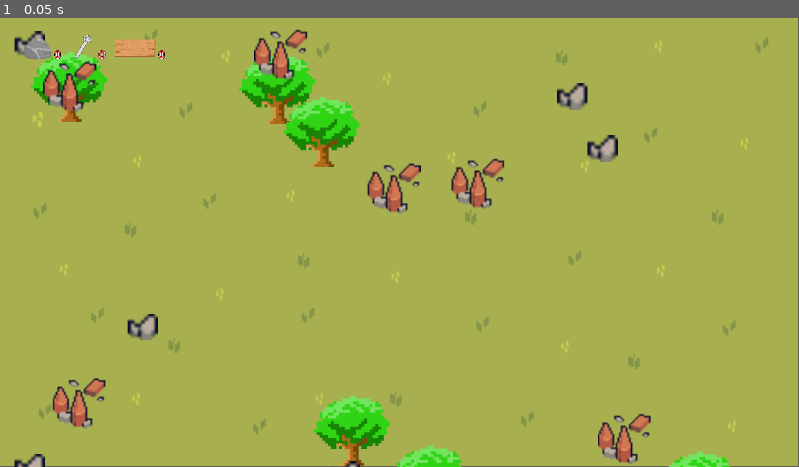
Above: before the commit, frame 1.
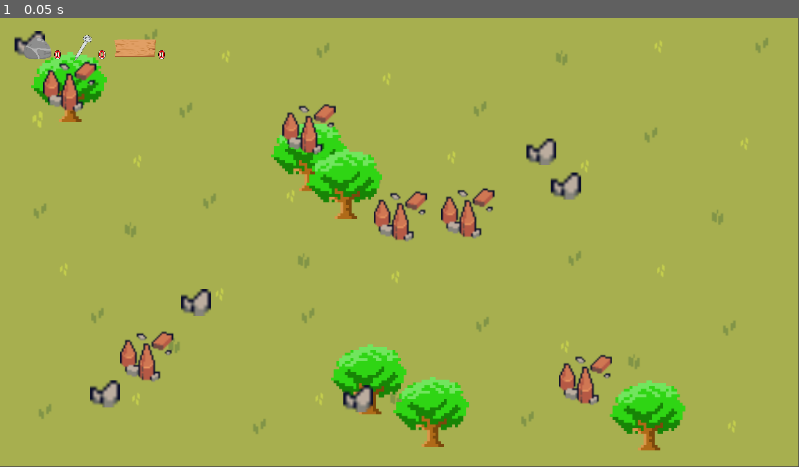
Above: after the commit, the same moment.

Repository: dauphineezc/Resource-Game
Game: Godot game, scene res://main.tscn
The game is run twice, just before and just after one commit, with the same random seed, the same clock (stepped at 60 frames per second) and the same inputs. The project has no main scene, so this scene is started directly.
Inputs:
- Up to frame 1 (0.05 s): no input

The runs differ from the first frame. In frame 1, 11% of the frame differs, in the area x 1-92%, y 2-100%.

Commit message:
Added padding to spawn

Diff:
--- a/resource_spawner.gd
+++ b/resource_spawner.gd
@@ -29,8 +29,9 @@
 		var resource = resource_scene.instantiate()
 
 		# Calculate random position within the adjusted bounds
-		var random_x = randf_range(0, width)
-		var random_y = randf_range(0, height)
+		var padding = 1500  # Adjust as needed
+		var random_x = randf_range(padding, width - padding)
+		var random_y = randf_range(padding, height - padding)
 		resource.position = Vector2(random_x, random_y)
 
 		# Add the resource to the scene
Not shown: 1 places in ui.tscn that only renumber resources
